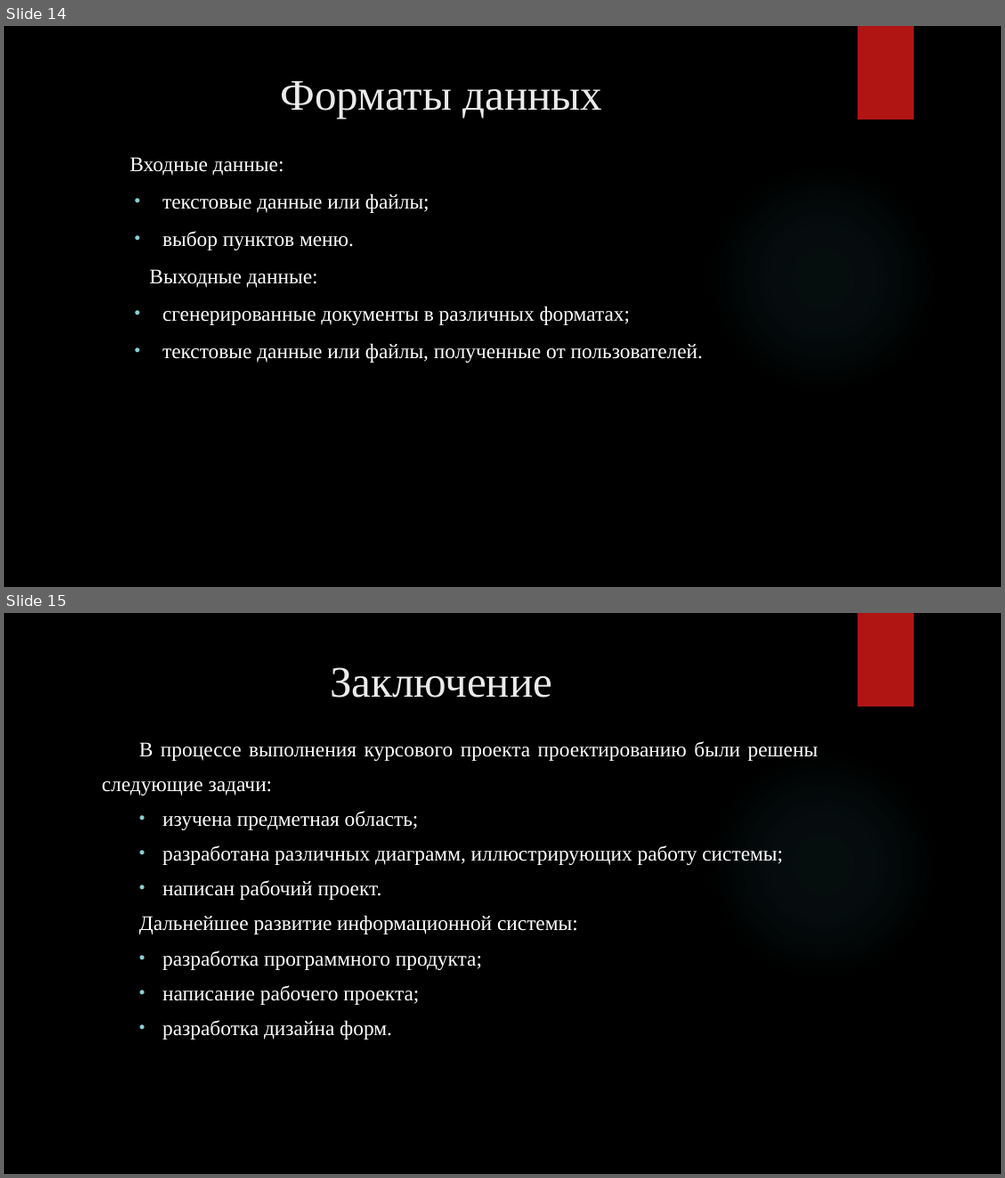
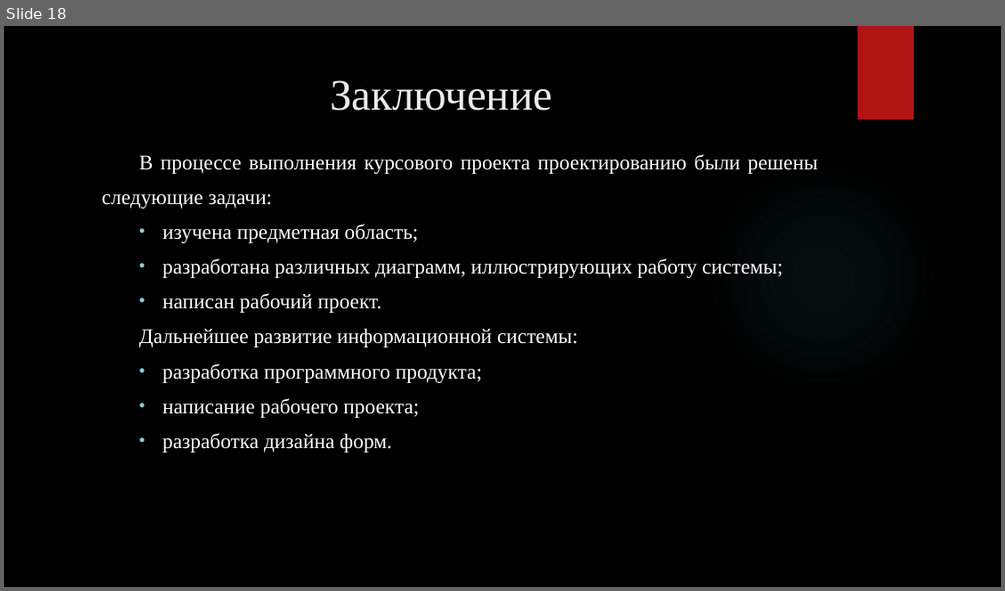
Before and after one commit to RAdKuzur/ASTU, a slide deck: Дипломная работа/Презентация Курсовая.pptx. Shown one above the other, each under a label of ours: slides 14 and 15 before the commit, slide 18 after it. The pictures are 1005x1178 and 1005x591 pixels, drawn with LibreOffice and Linux fonts; fonts in the diff are those of the drawing; background and template pictures are left out. Boxes give left, top, right and bottom in pixels: in the first picture for what was removed or moved away, otherwise in the second. Text is boxed around its words. In the diff, an @@ line names an element or a change of style, - is before the commit and + after.

```diff
--- a/Дипломная работа/Презентация Курсовая.pptx
+++ b/Дипломная работа/Презентация Курсовая.pptx
@@ slide 14 removed at [4, 26, 1001, 587], background picture (left out); not listed: 2 template elements that a slide beside it also shows @@
@@ title removed at [281, 81, 601, 119] @@
-Форматы данных
@@ text removed at [129, 157, 703, 362] @@
-Входные данные:
-  • текстовые данные или файлы;
-  • выбор пунктов меню.
-Выходные данные:
-  • сгенерированные документы в различных форматах;
-  • текстовые данные или файлы, полученные от пользователей.
@@ what was slide 15 is now slide 18 @@
```
Also in this commit, not shown: 1 slide changed, 4 slides added, 2 other files.
